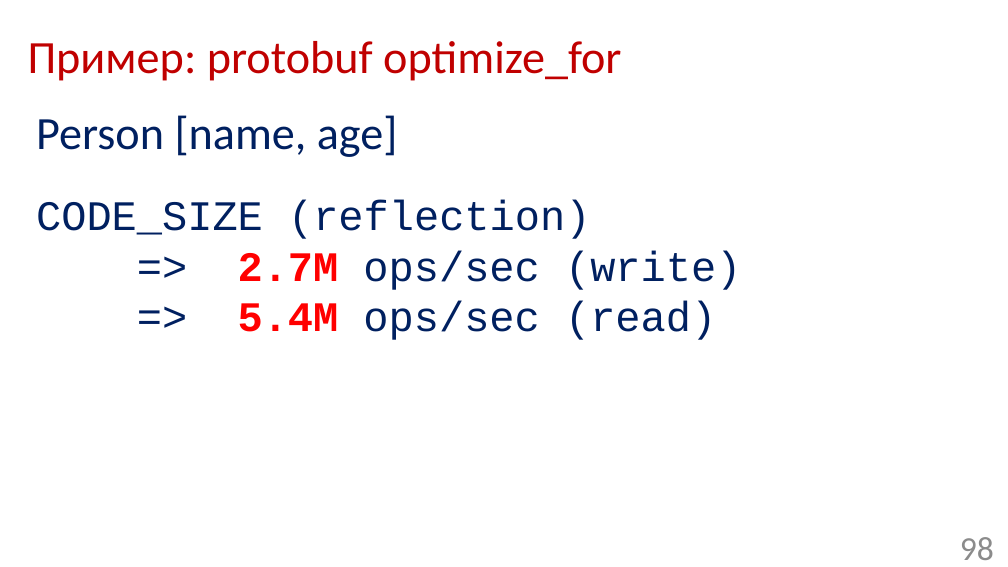
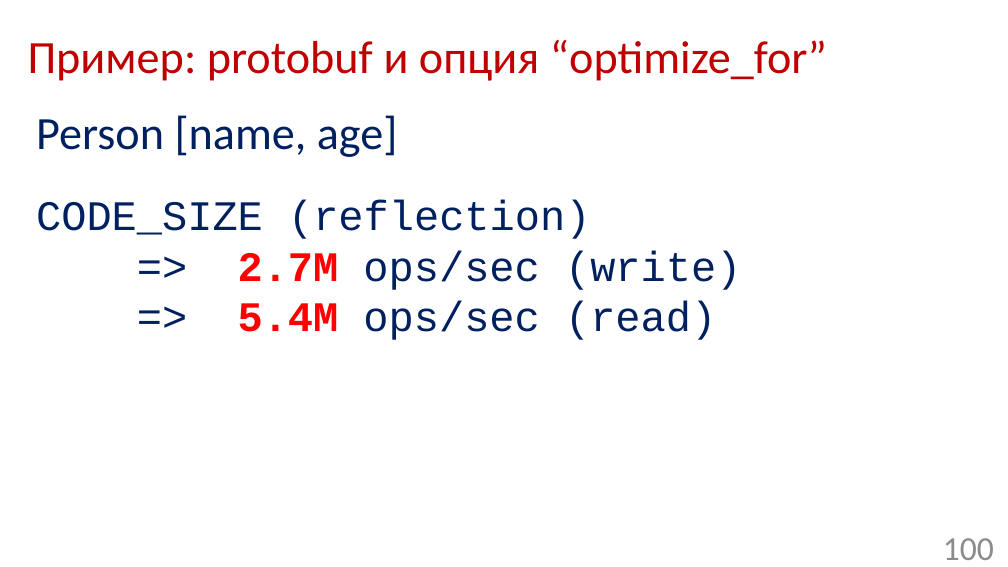
Before and after one commit to Mmuzaf/ozerov_2017_joker, a slide deck: slide 100 of slides/ozerov_joker2017_serialization.pptx (slide 98 before the commit). Drawn at 1008x567 pixels with LibreOffice and Linux fonts; fonts in the diff are those of the drawing; background and template pictures are left out. Boxes give left, top, right and bottom in pixels: in the first picture for what was removed or moved away, otherwise in the second. Text is boxed around its words. In the diff, an @@ line names an element or a change of style, - is before the commit and + after.

```diff
--- a/slides/ozerov_joker2017_serialization.pptx
+++ b/slides/ozerov_joker2017_serialization.pptx
@@ title at (28, 40, 827, 81): text changed @@
-Пример: protobuf optimize_for
+Пример: protobuf и опция “optimize_for”
@@ page number at (943, 538, 994, 560): text changed @@
-98
+100
```
Also in this commit, not shown: 15 other slides changed, 5 slides added, 3 slides removed, 1 other file.
